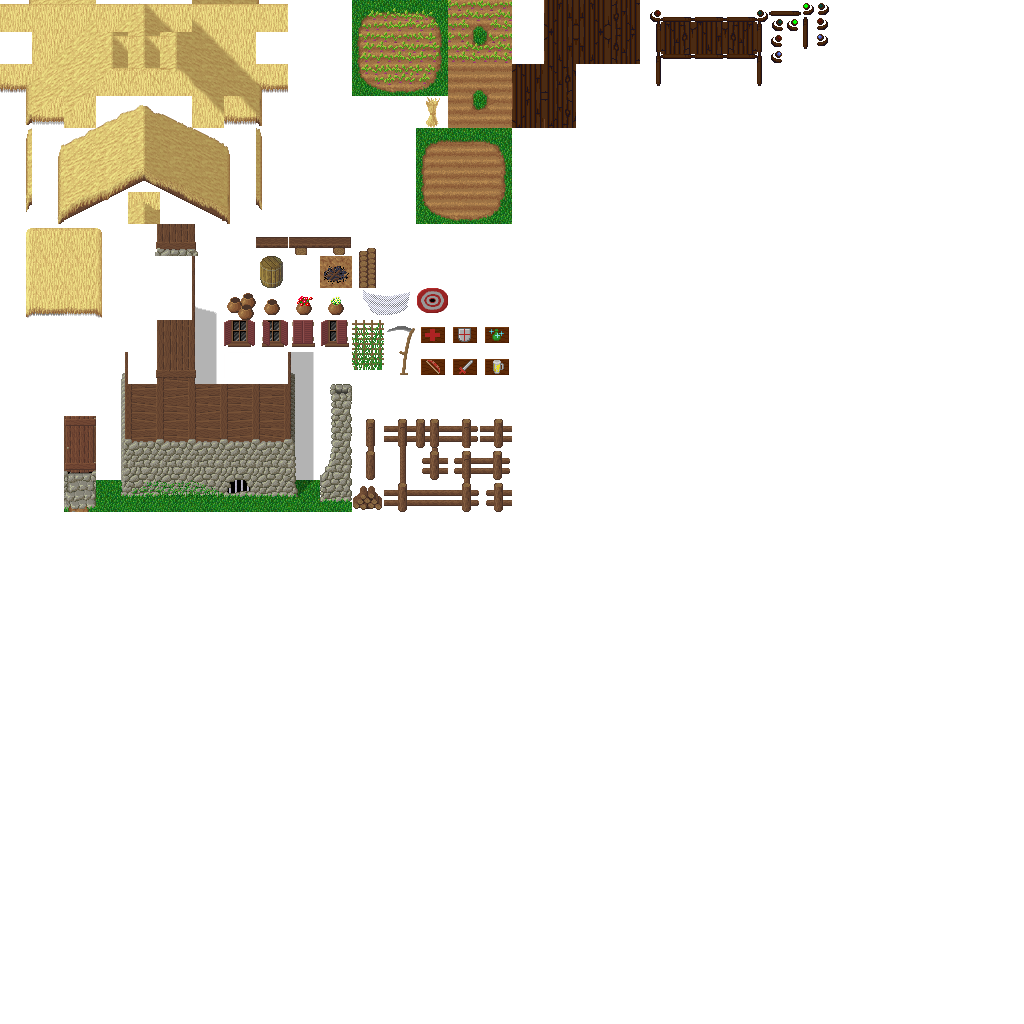
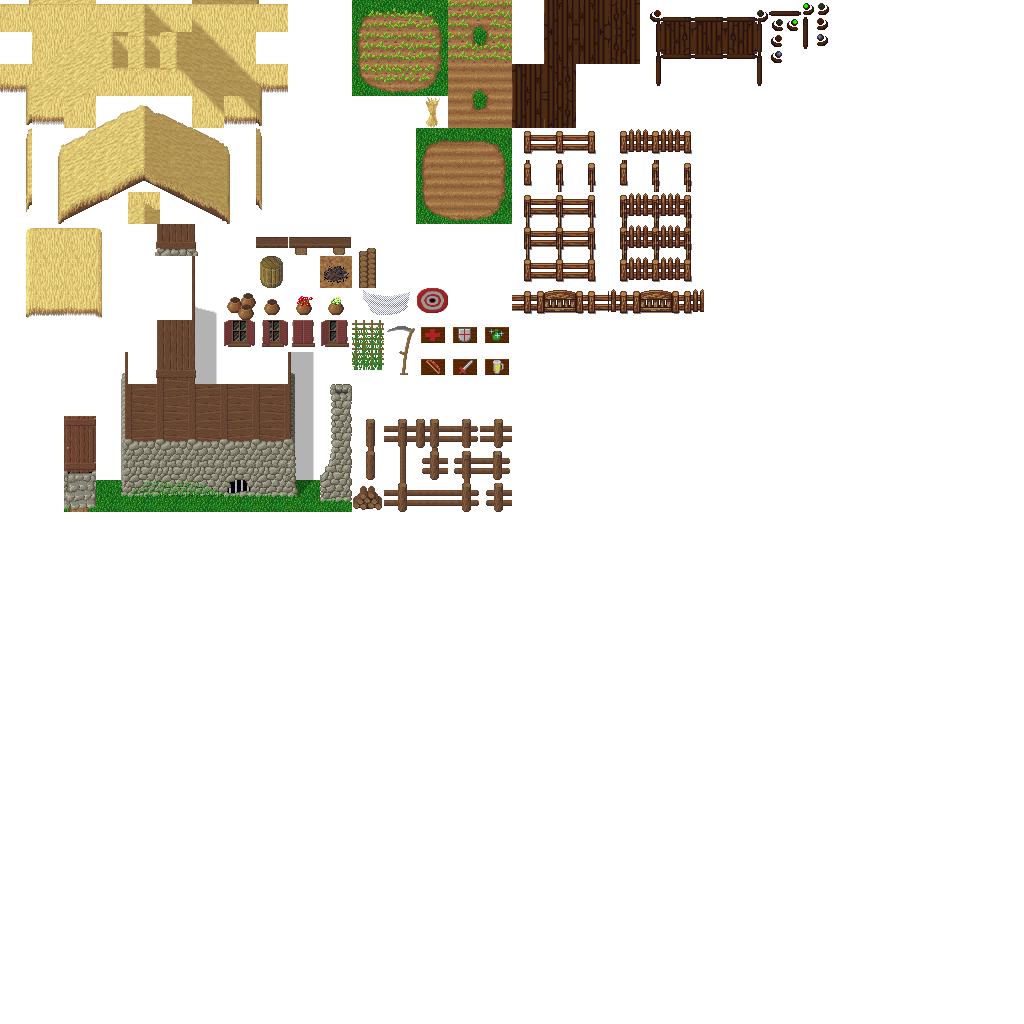
Layer changes from the first 1024 x 1024 image to the second:
painted on "Hintergrund" over (512, 129, 704, 314)
